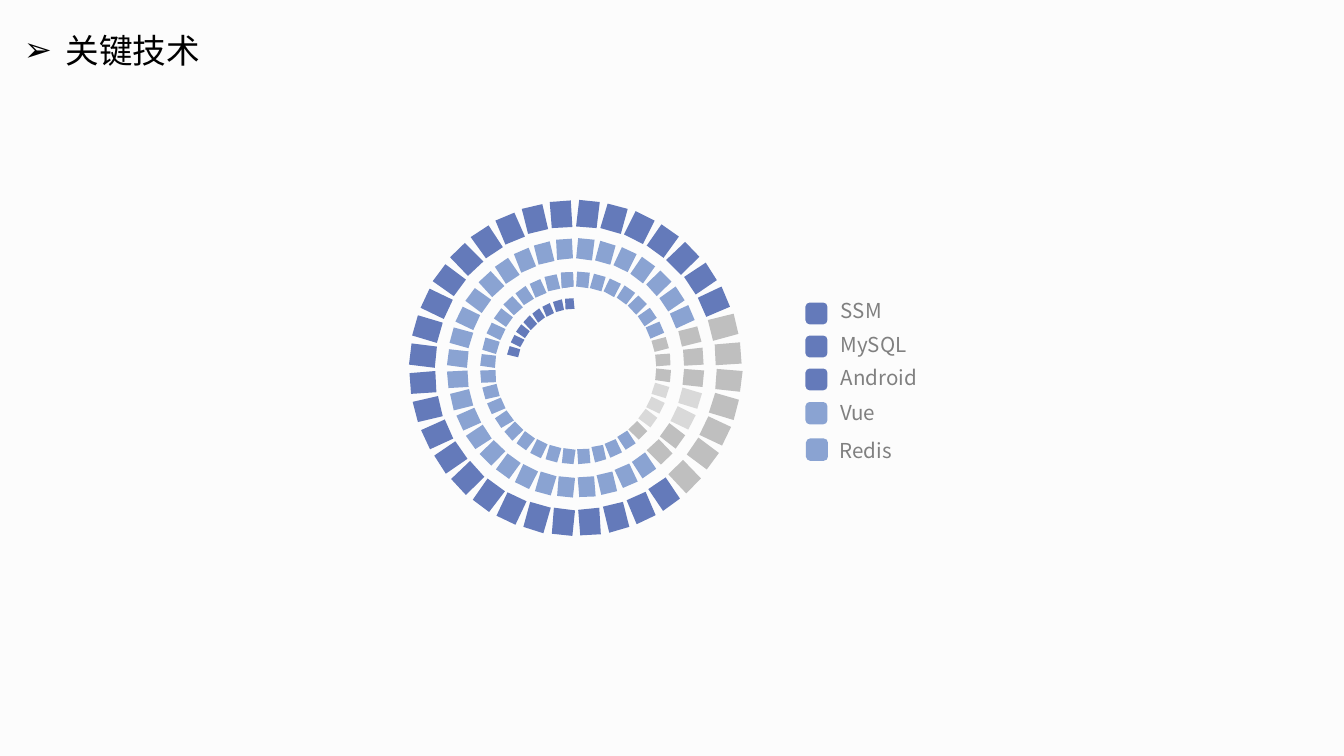
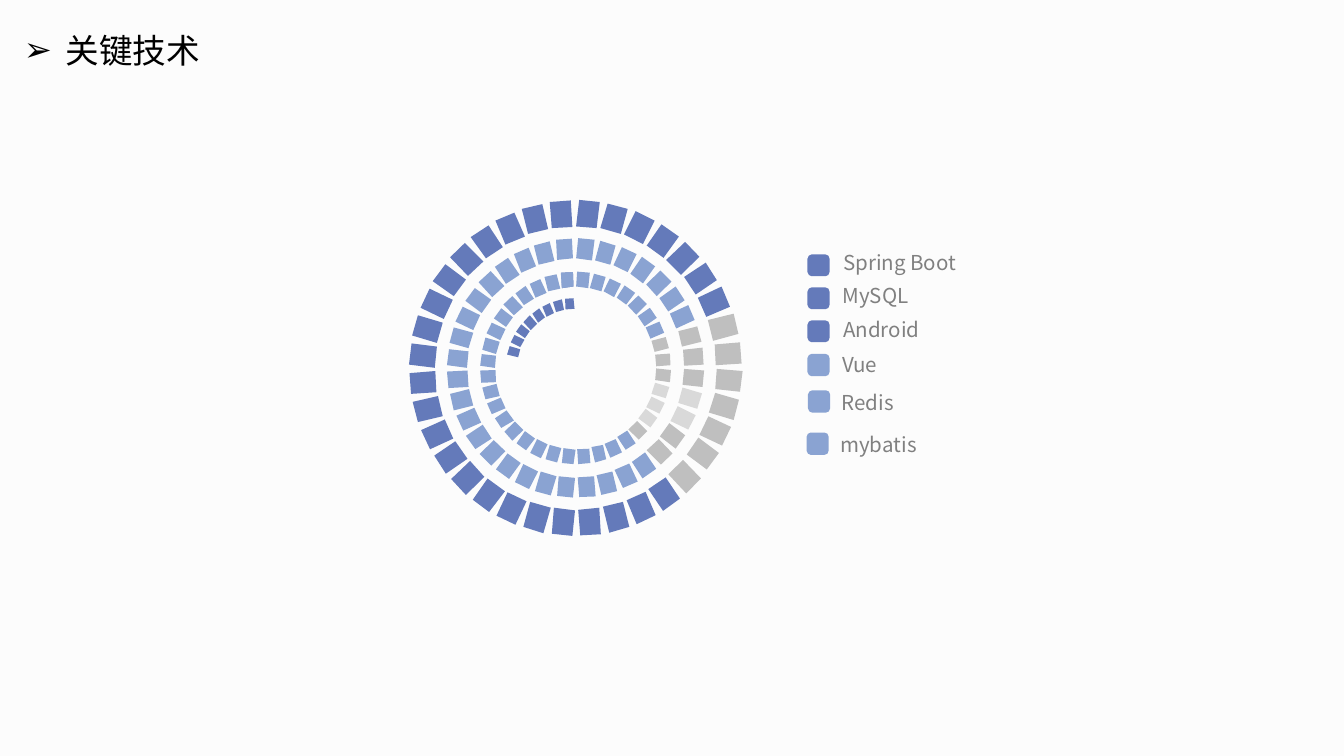
Before and after one commit to wenwudeng/MyDocument, a slide deck: slide 6 of 中期答辩/宠物生活APP的设计与实现.pptx. Drawn at 1344x756 pixels with LibreOffice and Linux fonts; fonts in the diff are those of the drawing. Boxes give left, top, right and bottom in pixels: in the first picture for what was removed or moved away, otherwise in the second. Text is boxed around its words. In the diff, an @@ line names an element or a change of style, - is before the commit and + after.

```diff
--- a/中期答辩/宠物生活APP的设计与实现.pptx
+++ b/中期答辩/宠物生活APP的设计与实现.pptx
@@ 4 freeform shapes: place and size @@
-4 freeform shapes at [805, 302, 827, 425]
+4 freeform shapes at [808, 254, 829, 376]
@@ text at [843, 254, 956, 275]: text changed @@
-SSM
+Spring Boot
@@ 4 texts: place and size @@
-4 texts at [840, 337, 917, 458]
+4 texts at [842, 288, 919, 410]
@@ freeform shape: place and size @@
-freeform shape at [806, 438, 828, 461]
+freeform shape at [808, 391, 829, 414]
@@ freeform shape added at [806, 433, 828, 456], fill #8AA3D2 @@
@@ text added at [840, 435, 916, 457], 11 pt, text #808080 @@
+mybatis
```
Also in this commit, not shown: 9 other slides changed, 1 slide added.
